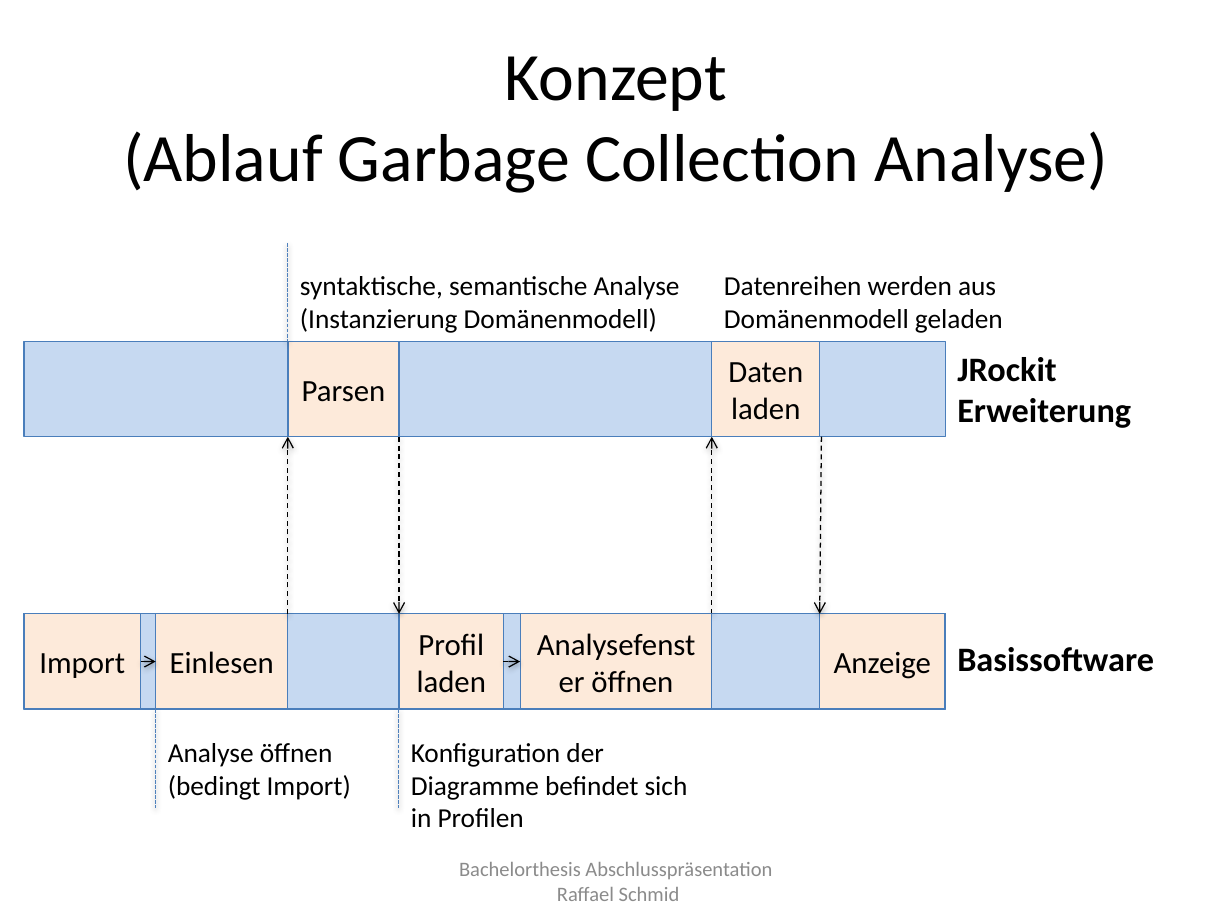
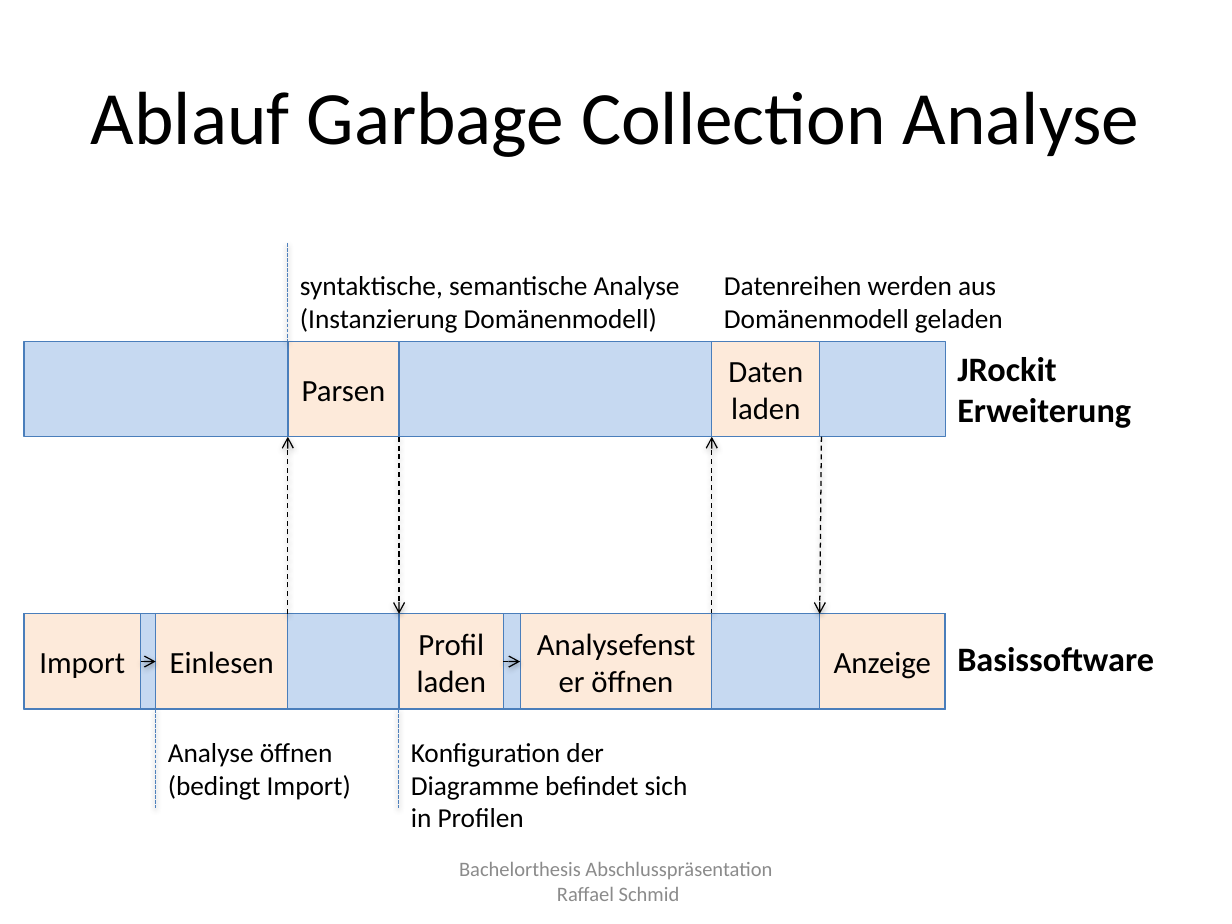
Before and after one commit to raffaelschmid/bachelorthesis, a slide deck: slide 9 of Dokumentation/Abschlusspraesentation/rschmid_bachelorthesis_abschlusspraesentation.pptx (slide 11 before the commit). Drawn at 1232x924 pixels with LibreOffice and Linux fonts; fonts in the diff are those of the drawing. Boxes give left, top, right and bottom in pixels: in the first picture for what was removed or moved away, otherwise in the second. Text is boxed around its words. In the diff, an @@ line names an element or a change of style, - is before the commit and + after.

```diff
--- a/Dokumentation/Abschlusspraesentation/rschmid_bachelorthesis_abschlusspraesentation.pptx
+++ b/Dokumentation/Abschlusspraesentation/rschmid_bachelorthesis_abschlusspraesentation.pptx
@@ title at bbox=[91, 91, 1140, 157]: text changed; size 39.6 to 44 pt @@
-Konzept
-(Ablauf Garbage Collection Analyse)
+Ablauf Garbage Collection Analyse
```
Also in this commit, not shown: 9 other slides changed, 2 slides added, 3 slides removed, 4 other files.
